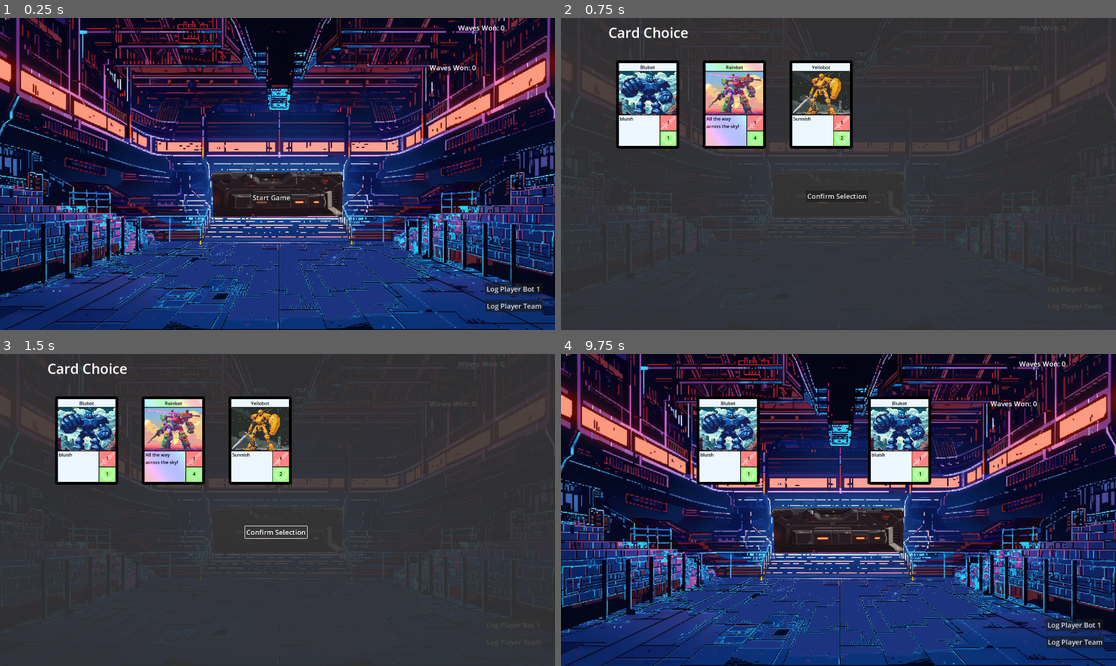
Above: before the commit, frames 1-4 (two rows, left to right).
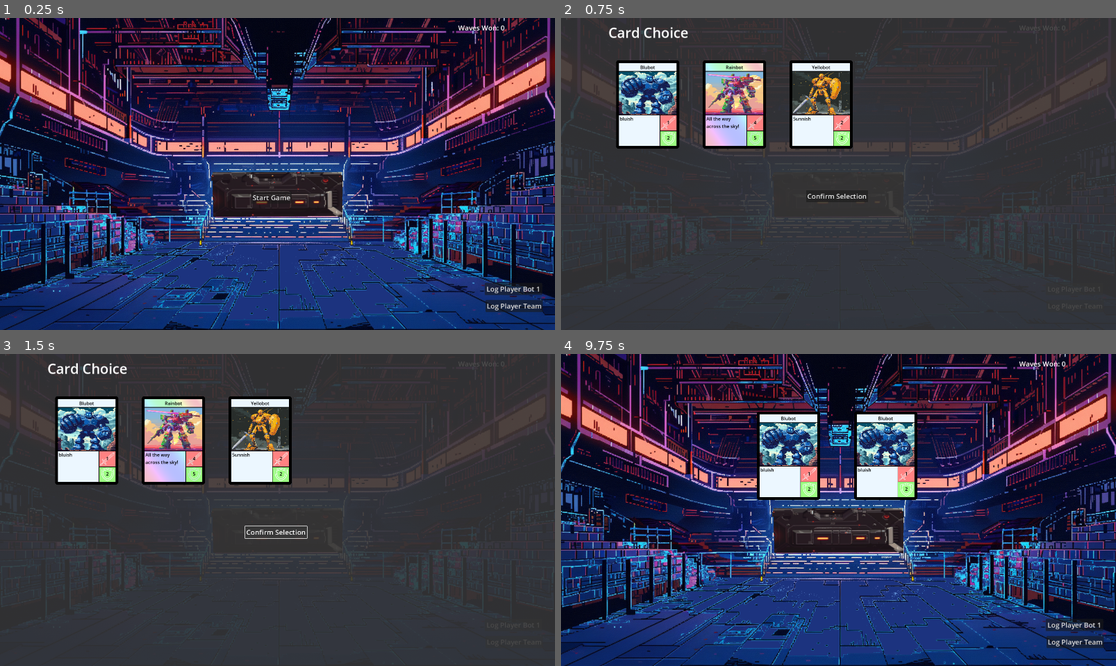
Above: after the commit, the same moments.

Repository: super-Colin/ODD-bots
Game: Godot game, scene res://backend.tscn
Same seed, same stepped clock (60 frames per second), same inputs: the game is played once before the commit and once after it.
Inputs (mouse positions are in pixels of both pictures, inside the frame that each line leads up to):
- Up to frame 1 (0.25 s): no input
- Up to frame 2 (0.75 s): click "Start Game" at 0.5 s
- Up to frame 3 (1.5 s): click "Confirm Selection" at 1.25 s
- Up to frame 4 (9.75 s): click "Confirm Selection" at 2 s; click "Log Player Team" at 2.75 s; click "Log Player Bot 1" at 3.5 s; click "Log Player Team" at 4.25 s; click "Log Player Bot 1" at 5 s; click "Log Player Team" at 5.75 s; click "Log Player Bot 1" at 6.5 s; click "Confirm Selection" at 7.25 s; tap Enter at 8 s; move the mouse to (649, 441) at 8.02 s; click (649, 441) at 8.17 s; tap Space at 8.75 s; move the mouse to (733, 441) at 8.77 s; click (733, 441) at 8.92 s; click "Confirm Lineup" at 9.5 s

The runs differ from the first frame. In frame 1, less than 0.1% of the frame differs, in the area x 77-86%, y 15-17%; in frame 2, less than 0.1%; in frame 3, less than 0.1%; in frame 4, 10%, in the area x 24-86%, y 13-47%.

Commit message:
mostly working again passing around JSON data, added working card hit effect

Diff:
--- a/backend.gd
+++ b/backend.gd
@@ -17,12 +17,8 @@
 
 func startGame():
 	Globals.gameOver = false
-	gameplayLoop()
-
-
-func gameplayLoop():
-# ~~~~~ Create Player Team ~~~~~
-	Globals.playerTeam = Team.new()
+	Globals.playerTeam = {}
+	Globals.enemyTeam = {}
 	var loopPhase=0
 # ~~~~~ Start Game ~~~~~
 	while not Globals.gameOver:
@@ -33,31 +29,38 @@
 # ~~~~~ Player Bot Card Choice ~~~~~
 	var newBotChoiceDict = await givePlayerBotChoice(3)
 	#print("new bot addition is : ", newBotChoiceDict)
-	Globals.playerTeam.addBotToLineup(newBotChoiceDict)
+	Globals.playerTeam = Helper.team_addBot(Globals.playerTeam, newBotChoiceDict)
 	#print("player team in phase ", loopPhase, ", team: ", Globals.playerTeam)
 # ~~~~~ Player Edit Lineup ~~~~~
 	var lineup = lineupEditScene.instantiate()
+	lineup.setTeam(Globals.playerTeam)
 	$'.'.add_child(lineup)
-	await lineup.lineupConfirmed
-	#print("player team after editing, ", Globals.playerLineup)
+	Globals.playerTeam = await lineup.lineupConfirmed
+	#print("player team after editing, ", Globals.playerTeam)
 # ~~~~~ Create Enemy Lineup ~~~~~
-	assembleRandomTeam(loopPhase)
+	Globals.enemyTeam = assembleRandomTeam(loopPhase)
 	#print("ENEMY team in phase ", loopPhase, ", team: ", Globals.enemyTeam)
 # ~~~~~ Start Battle ~~~~~
 	var battle = battleScene.instantiate()
 	$'.'.add_child(battle)
 	var playerWon = await battle.battleFinished
+	print("battle is over")
+
 	if playerWon:
-		print("player won the battle")
+		print("player won the battle, adding points")
 		Events.game_updateSessionScore.emit(1)
+		if Globals.sessionScore >= 2:
+			Events.mode_gameWin.emit()
 	else:
 		Events.mode_gameOver.emit()
 	battle.queue_free()
 	return
 
 func assembleRandomTeam(_numberOfBots = 1):
-	Globals.enemyTeam = Team.new()
-	Globals.enemyTeam.addBotToLineup(makeRandomBotDict())
+	var newTeam = {}
+	for x in _numberOfBots+1:
+		newTeam = Helper.team_addBot(newTeam, makeRandomBotDict())
+	return newTeam
 
 
 func givePlayerBotChoice(_choices=3):
@@ -81,9 +84,4 @@
 
 
 func makeRandomBotDict(_parts=0):
-	var statsDict = CardSet.cores.pick_random()
-	#print(randBot)
-	#var randBot = botCardScene.instantiate()
-	#randBot.fillInFromDict(stats)
-	#print("makeRandomBot returning: ", randBot)
-	return statsDict
+	return Helper.bot_init(CardSet.cores.pick_random())
--- a/battle.gd
+++ b/battle.gd
@@ -10,89 +10,88 @@
 
 var attack_started = false;
 
-@onready var playerTeamCopy = Globals.playerTeam.getTeamCopy()
-@onready var enemyTeamCopy = Globals.enemyTeam.getTeamCopy()
+@onready var playerTeamCopy = Globals.playerTeam
+@onready var enemyTeamCopy = Globals.enemyTeam
 
 func _ready():
+	Events.mode_gameOver.connect(func (): $'.'.queue_free())
+	Events.mode_gameWin.connect(func (): $'.'.queue_free())
+	Events.mode_battle.emit()
 	renderTeam(playerTeamCopy)
 	renderTeam(enemyTeamCopy, false)
-	#playOutBattle()
+	playOutBattle()
 
 
 
 func renderTeam(team, isPlayer=true):
-	for lineupPos in playerTeamCopy.totalBots+1:
-		if lineupPos == 0:
-			lineupPos +=1
-		print("rendering team, position: ", lineupPos)
-		var bot = playerTeamCopy.getBot(lineupPos)
-		print("lineup pos is ", bot)
+	for lineupPos in team:
+		#if lineupPos == 0:
+			#lineupPos += 1
+		#print("rendering team, position: ", lineupPos)
+		var botDict = team[lineupPos]
+		#print("lineup pos is ", botDict)
 		var newCard = cardScene.instantiate()
-		newCard.updateFromDict(bot.toDict())
+		newCard.updateFromDict(botDict)
+		team[lineupPos].cardRef = newCard
 		var pos
 		if isPlayer:
-			pos = Vector2(playerDisplayRectWidth - (300*lineupPos), 300)
+			#pos = Vector2(playerDisplayRectWidth - (300*lineupPos), 300)
+			pos = Vector2( (playerDisplayRectWidth / 3) * lineupPos, 0)
 		else:
-			pos = Vector2(enemyDisplayRectWidth + ((enemyDisplayRectWidth / 3) *lineupPos), 300)
+			#pos = Vector2(enemyDisplayRectWidth + ((enemyDisplayRectWidth / 3) *lineupPos), 300)
+			pos = Vector2((enemyDisplayRectWidth / 3) * -lineupPos, 0)
 		newCard.position = pos
-		$'.'.add_child(newCard)
+		if isPlayer:
+			$PlayerDisplayArea/Area.add_child(newCard)
+		else:
+			$EnemyDisplayArea/Area.add_child(newCard)
 		#print("position is ", pos)
 
-
+func sendUpdatesToCards():
+	for lineupPos in playerTeamCopy:
+		print("updating ", lineupPos, " in player team")
+		playerTeamCopy[lineupPos].cardRef.updateFromDict(playerTeamCopy[lineupPos])
+	for lineupPos in enemyTeamCopy:
+		#print("updating ", lineupPos, " in enemy team")
+		enemyTeamCopy[lineupPos].cardRef.updateFromDict(enemyTeamCopy[lineupPos])
 
 
 
 
 
 func playOutBattle():
-	var playerWon = null
-	while playerWon == null:
-		#print('playerWon is null')
-		if attack_started:
-			print("Not attacking, attack code running in background")
-			return
-		else:
-			attack_started = true
-			renderPLayerTeam()
-			renderEnemyTeam()
-			var playerAttack = Globals.playerTeam.getTeamDamage()
-			var enemyAttack = Globals.enemyTeam.getTeamDamage()
-			print("playerAttack is: ", playerAttack)
-			print("enemyAttack is: ", enemyAttack)
-			Globals.enemyTeam.takeAttack(playerAttack)
-			Globals.playerTeam.takeAttack(enemyAttack)
+	var battleOver = false
+	var loopNum = 0
+	while not battleOver:
+		print("starting timer")
+		await get_tree().create_timer(1.5).timeout # wait for 1 second
+		print("timer done")
+		var playerAttack = Helper.team_getDamage(playerTeamCopy)
+		var enemyAttack = Helper.team_getDamage(enemyTeamCopy)
+		#print("playerAttack is: ", playerAttack)
+		print("player team before attack: ", playerTeamCopy)
+		playerTeamCopy = Helper.team_takeAttack(playerTeamCopy, enemyAttack)
+		enemyTeamCopy = Helper.team_takeAttack(enemyTeamCopy, playerAttack)
+		print("player team after attack: ", playerTeamCopy)
+		#print("enemy team after attack: ", enemyTeamCopy)
+		sendUpdatesToCards()
+		print("starting timer")
+		await get_tree().create_timer(1.5).timeout # wait for 1 second
+		print("timer done")
+		#if Globals.enemyTeam.isDefeated():
+		if Helper.team_isDefeated(enemyTeamCopy):
+			battleOver = true
+			print("player is the winner")
+			battleFinished.emit(true)
+			$'.'.queue_free()
+		if Helper.team_isDefeated(playerTeamCopy):
+			battleOver = true
+			battleFinished.emit(false)
+			print("enemy is the winner")
+			Events.game_over.emit()
+			Events.mode_gameOver.emit()
+			$'.'.queue_free()
+		loopNum += 1
+		print("battle loop number : ", loopNum)
 
-			attack_started = false
-			if Globals.enemyTeam.isDefeated():
-				playerWon = true
-				print("player won the battle")
-				battleFinished.emit(playerWon)
-			if Globals.playerTeam.isDefeated():
-				battleFinished.emit(false)
-				Events.game_over.emit()
-			await get_tree().create_timer(0.5).timeout # wait for 1 second
-
-
-
-func renderPLayerTeam():
-	print("fillLineup team is ", Globals.playerTeam.getTeam())
-	for lineupPos in Globals.playerTeam.team:
-		print("lineup pos is ", Globals.playerTeam.team[lineupPos])
-		var newCard = cardScene.instantiate()
-		newCard.updateFromDict(Globals.playerTeam.team[lineupPos].toDict())
-		var pos = Vector2(playerDisplayRectWidth - (300*lineupPos), 300)
-		newCard.position = pos
-		$'.'.add_child(newCard)
-		print("position is ", pos)
-
-
-func renderEnemyTeam():
-	print("fillLineup team is ", Globals.playerTeam.team)
-	for lineupPos in Globals.playerTeam.team:
-		print("lineup pos is ", Globals.playerTeam.team[lineupPos])
-		var newCard = cardScene.instantiate()
-		newCard.updateFromDict(Globals.playerTeam.team[lineupPos].toDict())
-		var pos = Vector2(enemyDisplayRectWidth + ((enemyDisplayRectWidth / 3) *lineupPos), 300)
-		newCard.position = pos
-		$'.'.add_child(newCard)
-		print("position is ", pos)
+	print("battle played out")
--- a/card.gd
+++ b/card.gd
@@ -8,15 +8,13 @@
 
 
 var inDict
-var inBot
 var clickInitiated = false
 
+var currentHealth = null
 
 func _ready():
 	$'.'.input_event.connect(isClickedEvent)
 
-func setInBot(inB:Bot):
-	inBot = inB
 
 func isClickedEvent(_vPort, eve, _shape):
 	if eve is InputEventMouseButton:
@@ -34,20 +32,25 @@
 
 
 
-func updateFromDict(dict:Dictionary):
-	inDict = dict
-	print("in taking dict is : ", dict)
-	if inDict.has("label") and not inDict.sprite == null:
-		%Label.text = inDict.label
-	if inDict.has("description") and not inDict.sprite == null:
-		%Description.text = inDict.description
-	if inDict.has("sprite") and not inDict.sprite == null:
-		var theSprite = load(inDict.sprite)
+func updateFromDict(cardDict:Dictionary):
+	inDict = cardDict
+	#print("in taking dict is : ", dict)
+	#print("updating card face")
+	if cardDict.has("label"):
+		%Label.text = cardDict.label
+	if cardDict.has("description"):
+		%Description.text = cardDict.description
+	if cardDict.has("sprite") and not cardDict.sprite == null:
+		var theSprite = load(cardDict.sprite)
 		%Sprite.texture = theSprite
-	if inDict.has("baseHealth") and not inDict.sprite == null:
-		%Health.text = "%s" % inDict.baseHealth
-	if inDict.has("baseAttack") and not inDict.sprite == null:
-		%Health.text = "%s" % inDict.baseAttack
+	if cardDict.has("remainingHealth"):
+		if currentHealth != null and currentHealth > inDict.remainingHealth:
+			print("card hit")
+			hitEffect()
+		currentHealth = cardDict.remainingHealth
+		%Health.text = "%s" % currentHealth
+	if cardDict.has("totalAttack"):
+		%Attack.text = "%s" % cardDict.totalAttack
 
 
 
@@ -57,10 +60,15 @@
 
 
 func selected():
-	print("card selected")
+	#print("card selected")
 	var tween = create_tween()
-	tween.tween_property($'.', "scale", selectedScale, Globals.config_cardSelectionTime)
+	tween.tween_property($'.', "scale", selectedScale, Globals.conf_cardSelectionTime)
 
 func unselected():
 	var tween = create_tween()
-	tween.tween_property($'.', "scale", startingScale, Globals.config_cardSelectionTime)
+	tween.tween_property($'.', "scale", startingScale, Globals.conf_cardSelectionTime)
+
+func hitEffect():
+	var tween = create_tween()
+	await tween.tween_property($'.', "rotation", -0.1, 0.1)
+	tween.tween_property($'.', "rotation", 0, 0.5)
--- a/card_choice.gd
+++ b/card_choice.gd
@@ -12,15 +12,18 @@
 
 
 func _ready():
+	Events.mode_gameOver.connect(func (): $'.'.queue_free())
+	Events.mode_gameWin.connect(func (): $'.'.queue_free())
+	Events.mode_cardChoice.emit()
 	var tween = create_tween()
-	tween.tween_property($ColorRect, "color", Color("363636e2"), Globals.config_sceneTransitionTime)
+	tween.tween_property($ColorRect, "color", Color("363636e2"), Globals.conf_sceneTransitionTime)
 	$ConfirmSelection.pressed.connect(confirmedSelection)
 
 
 func confirmedSelection():
 	if lastSelection:
 		var tween = create_tween()
-		tween.tween_property($ColorRect, "color", Color("36363600"), Globals.config_sceneTransitionTime)
+		tween.tween_property($ColorRect, "color", Color("36363600"), Globals.conf_sceneTransitionTime)
 		selection.emit(lastSelection.toDict())
 
 
--- a/card_set.gd
+++ b/card_set.gd
@@ -1,16 +1,6 @@
 extends Node
 
 var cores=[
-	#{"label":"Graebot", "sprite":"res://images/Robot_Bad.png", "description":"Brutal", "baseAttack":1, "baseHealth":1, "attachPoints":2},
-	#{"label":"Redbot", "sprite":"res://images/Robot_Red.png", "description":"Firey", "baseAttack":2, "baseHealth":1, "attachPoints":1},
-	#{"label":"Blubot", "sprite":"res://images/Robot_Blue.png", "description":"bluish", "baseAttack":1, "baseHealth":2, "attachPoints":1},
-	#{"label":"Yellobot", "sprite":"res://images/Robot_Yellow.png", "description":"Sunnish", "baseAttack":2, "baseHealth":2, "attachPoints":1},
-	#{"label":"Purpbot", "sprite":"res://images/Robot_Purple.png", "description":"Midnight", "baseAttack":3, "baseHealth":1, "attachPoints":1},
-	#{"label":"Greenbot", "sprite":"res://images/Robot_Green.png", "description":"Grass", "baseAttack":1, "baseHealth":3, "attachPoints":2},
-	#{"label":"Orangebot", "sprite":"res://images/Robot_Orange.png", "description":"Grass", "baseAttack":2, "baseHealth":3, "attachPoints":2},
-	#{"label":"Blot", "sprite":null, "description":"_", "baseAttack":3, "baseHealth":2, "attachPoints":2},
-	#{"label":"Rainbot", "sprite":null, "description":"All the way across the sky!", "baseAttack":3, "baseHealth":3, "attachPoints":2},
-	#{"label":"Winner...", "sprite":null, "description":"Brutal", "baseAttack":99, "baseHealth":99, "attachPoints":2},
 	{"label":"Graebot", "sprite":"res://assets/images/Alt_robot_grey.png", "description":"Brutal", "baseAttack":1, "baseHealth":1, "attachPoints":2},
 	{"label":"Redbot", "sprite":"res://assets/images/Alt_robot_red.png", "description":"Firey", "baseAttack":2, "baseHealth":1, "attachPoints":1},
 	{"label":"Blubot", "sprite":"res://assets/images/Alt_robot_blue.png", "description":"bluish", "baseAttack":1, "baseHealth":2, "attachPoints":1},
--- a/events.gd
+++ b/events.gd
@@ -8,6 +8,9 @@
 signal mode_editLineup
 signal mode_battle
 signal mode_gameOver
+signal mode_gameWin
+signal mode_cardChoice
+
 
 signal game_updateSessionScore(intModifier) # 1 to add 1, -1 to take 1
 signal game_setSessionScore(newScore) # will equal this score
--- a/globals.gd
+++ b/globals.gd
@@ -2,43 +2,44 @@
 
 
 # ~~~ CONFIGS
-var config_maxBotsPerTeam = 3
-var config_scoreToWin = 1
-var config_mainTransitionTime = 0.25
-var config_cardSelectionTime = config_mainTransitionTime
-var config_sceneTransitionTime = 0.5
+var conf_maxBotsPerTeam = 3
+var conf_scoreToWin = 1
+var conf_mainTransitionTime = 0.25
+var conf_cardSelectionTime = conf_mainTransitionTime
+var conf_sceneTransitionTime = 0.5
 # ~~~ END CONFIGS
 
 
 # ~~~ PREFERENCES
-var volume
-var musicMuted = false
+var pref_volumeModifier : float = 1
+var pref_musicMuted : bool = false
 # ~~~ END PREFERENCES
 
 
 # ~~~ VARS
-var gameOver = false
-var sessionScore = 0
-var playerTeam : Team
-var enemyTeam : Team
+var gameOver : bool = false
+var sessionScore : int = 0
+var playerTeam : Dictionary
+var enemyTeam : Dictionary
 # ~~~ END VARS
 
 
 func _ready():
 	Events.game_updateSessionScore.connect(_game_updateSessionScore)
 	Events.game_over.connect(_game_over)
+	Events.mode_gameOver.connect(_game_over)
 
 
 func _game_updateSessionScore(newScore):
 	sessionScore = newScore
-	Events.game_updateScoreFrontend.emit()
+	Events.game_updateSessionScore.emit()
 
 
 func _game_over():
-	sessionScore = 0
 	gameOver = true
-	playerTeam = null
 
 func game_start():
 	gameOver = false
+	playerTeam = {}
+	sessionScore = 0
 	Events.game_start.emit()
--- a/helper.gd
+++ b/helper.gd
@@ -2,6 +2,44 @@
 
 
 
+
+
+
+
+########################
+######## TEAM FUNCTIONS
+########################
+
+func team_addBot(team: Dictionary, bot:Dictionary):
+	var pos = team.size() + 1
+	if pos > Globals.conf_maxBotsPerTeam:
+		print("team too large to add another")
+		return team
+	bot.position = pos
+	team[pos] = bot_init(bot)
+	return team
+
+
+
+func team_getDamage(team):
+	#print("getTeamDamage current team dict is : ", team)
+	return bot_outgoingAttack(team[1])
+
+func team_takeAttack(team: Dictionary, attack: Dictionary)->Dictionary:
+	#print("getTeamDamage current team dict is : ", team)
+	team[1] = bot_takeIncomingAttacks(team[1], attack)
+	return team
+
+func team_isDefeated(team):
+	for lPos in team:
+		if bot_isDead(team[lPos]):
+			return true
+	return false
+
+
+########################
+######## BOT FUNCTIONS
+########################
 
 func bot_init(botDict):
 	if not botDict.has("totalHealth"):
@@ -9,6 +47,7 @@
 	if not botDict.has("totalAttack"):
 		botDict.totalAttack = botDict.baseAttack
 	botDict.remainingHealth = botDict.totalHealth
+	return botDict
 
 
 func bot_outgoingAttack(botDict):
--- a/lineup_edit.gd
+++ b/lineup_edit.gd
@@ -1,45 +1,45 @@
 extends Node2D
 
-signal lineupConfirmed
+signal lineupConfirmed(newLineup:Dictionary)
 
 var cardScene = preload("res://card.tscn")
 
 @onready var displayRectWidth = %DisplayArea/Area.shape.size.x
-#@onready var displayRectWidth = %DisplayArea/Area.shape.size.x
-@onready var teamCopy = Globals.playerTeam.getTeamCopy()
+#@onready var teamCopy = Globals.playerTeam.getTeamCopy()
+var team
 
 
 func _ready():
+	Events.mode_gameOver.connect(func (): $'.'.queue_free())
+	Events.mode_gameWin.connect(func (): $'.'.queue_free())
+	Events.mode_editLineup.emit()
 	#print("rect width is ", displayRectWidth)
-	Events.mode_editLineup.emit()
 	%Confirm.pressed.connect(_updateConfirmed)
 	fillLineup()
 
+func setTeam(_team: Dictionary):
+	team = _team
 
 func fillLineup():
-	#print("fillLineup team is ", Globals.playerTeam.team)
-	for lineupPos in teamCopy.team:
-		var bot = teamCopy.getBot(lineupPos)
+	for lineupPos in team:
 		#print("lineup pos is ", Globals.playerTeam.team[lineupPos])
 		var newCard = cardScene.instantiate()
-		newCard.updateFromDict(bot.toDict())
-		var pos = Vector2(displayRectWidth - (300*lineupPos), 300)
-		newCard.position = pos
+		newCard.updateFromDict(team[lineupPos])
+		newCard.position = Vector2(displayRectWidth - (300*lineupPos), 300)
 		$'.'.add_child(newCard)
-		#print("position is ", pos)
 
 
-func swapPositions(pos1, pos2):
-	var b1 = teamCopy[pos1] # move 1 to var
-	teamCopy[pos1] = teamCopy[pos2] # move 2 to 1
-	teamCopy[pos2] = b1 # move var to 2
+func swapPositions(team, pos1, pos2):
+	var b1 = team[pos1] # move 1 to var
+	team[pos1] = team[pos2] # move 2 to 1
+	team[pos2] = b1 # move var to 2
 
 func renderUpdate():
 	pass
 
 
 func _updateConfirmed():
-	lineupConfirmed.emit()
+	lineupConfirmed.emit(team)
 	$'.'.queue_free()
 
 
--- a/ui.gd
+++ b/ui.gd
@@ -5,11 +5,17 @@
 
 func _ready():
 	%Button_StartGame.pressed.connect(func():Events.game_start.emit())
+	#%Button_ResetGame.pressed.connect(func (): Events.game_start.emit())
+	$GameOver/Button_ResetGame.pressed.connect(func (): Events.mode_mainMenu.emit())
+	$WinScreen/Button_ResetGame.pressed.connect(func (): Events.mode_mainMenu.emit())
 	Events.mode_mainMenu.connect(showMainMenu)
 	Events.mode_battle.connect(hideMainMenu)
 	Events.mode_gameOver.connect(showGameOver)
+	Events.mode_gameWin.connect(showWinScreen)
 	Events.ui_hideMainMenu.connect(hideMainMenu)
 	Events.game_start.connect(hideMainMenu)
+	Events.game_updateSessionScore.connect(updateScore)
+	Events.game_setSessionScore.connect(updateScore)
 	$Debug.visible = false
 	connectDebugLayer()
 
@@ -19,15 +25,28 @@
 	%Button_LogPlayerTeam.pressed.connect(func (): Events.debug_playerTeam.emit())
 	%Button_LogPlayerTeam.pressed.connect(func (): print(Globals.playerTeam) )
 	%Button_LogPlayerTeam.pressed.connect(func (): %DebugLabel.text = "%s" % Globals.playerTeam )
-	$Debug/Button_LogPlayerBot1.pressed.connect(func (): %DebugLabel.text = "%s" % Globals.playerTeam.getBot(1) )
+	$Debug/Button_LogPlayerBot1.pressed.connect(func (): %DebugLabel.text = "%s" % Globals.playerTeam[1] )
 
 
 func showGameOver():
 	$GameOver.visible = true
+	$MainMenu.visible = false
+	$WinScreen.visible = false
 
 
+func showWinScreen():
+	$WinScreen.visible = true
+	$MainMenu.visible = false
+	$GameOver.visible = false
 
 func showMainMenu():
 	$MainMenu.visible = true
+	$GameOver.visible = false
+	$WinScreen.visible = false
+
 func hideMainMenu():
 	$MainMenu.visible = false
+
+
+func updateScore():
+	%Score.text = "Score: %s" % Globals.sessionScore
--- a/ui.tscn
+++ b/ui.tscn
@@ -1,10 +1,11 @@
-[gd_scene load_steps=6 format=3 uid="uid://ccabwq2sfc50p"]
+[gd_scene load_steps=7 format=3 uid="uid://ccabwq2sfc50p"]
 
 [ext_resource type="Script" path="res://ui.gd" id="1_mk7xc"]
 [ext_resource type="Texture2D" uid="uid://de2wbn1mkqgn6" path="res://assets/images/BlueSkyBit.png" id="2_govwo"]
 [ext_resource type="Texture2D" uid="uid://bhortd7hssyw5" path="res://assets/images/DoorCutout.png" id="3_2v3ew"]
 [ext_resource type="Texture2D" uid="uid://b5hx8nmpq543e" path="res://assets/images/ArenaCutout.png" id="4_3bhjw"]
 [ext_resource type="Texture2D" uid="uid://dkbunfx5x5f1b" path="res://assets/images/Game_over_brutal.png" id="5_6abfi"]
+[ext_resource type="Texture2D" uid="uid://66jky681t2rq" path="res://assets/images/win9.webp" id="6_882fm"]
 
 [node name="UI" type="Node"]
 script = ExtResource("1_mk7xc")
@@ -37,7 +38,8 @@
 
 [node name="SessionInfo" type="Node2D" parent="."]
 
-[node name="Label" type="Label" parent="SessionInfo"]
+[node name="Score" type="Label" parent="SessionInfo"]
+unique_name_in_owner = true
 anchors_preset = 1
 anchor_left = 1.0
 anchor_right = 1.0
@@ -56,6 +58,28 @@
 position = Vector2(965, 658)
 scale = Vector2(1.9043, 1.9043)
 texture = ExtResource("5_6abfi")
+
+[node name="GameOver" type="Label" parent="GameOver"]
+anchors_preset = 1
+anchor_left = 1.0
+anchor_right = 1.0
+offset_left = 720.0
+offset_top = 180.0
+offset_right = 1182.0
+offset_bottom = 288.0
+grow_horizontal = 0
+theme_override_font_sizes/font_size = 60
+text = "Game Over"
+horizontal_alignment = 1
+
+[node name="Button_ResetGame" type="Button" parent="GameOver"]
+offset_left = 848.0
+offset_top = 790.0
+offset_right = 1047.0
+offset_bottom = 832.0
+theme_override_font_sizes/font_size = 32
+text = "Try Again"
+metadata/_edit_use_anchors_ = true
 
 [node name="Debug" type="Node2D" parent="."]
 
@@ -80,7 +104,6 @@
 offset_bottom = 773.0
 grow_horizontal = 0
 theme_override_font_sizes/font_size = 24
-text = "Waves Won: 0"
 autowrap_mode = 2
 
 [node name="Button_LogPlayerBot1" type="Button" parent="Debug"]
@@ -92,3 +115,33 @@
 theme_override_font_sizes/font_size = 24
 text = "Log Player Bot 1"
 metadata/_edit_use_anchors_ = true
+
+[node name="WinScreen" type="Node2D" parent="."]
+visible = false
+
+[node name="GameOverWin" type="Sprite2D" parent="WinScreen"]
+position = Vector2(982, 546)
+scale = Vector2(1.9043, 1.9043)
+texture = ExtResource("6_882fm")
+
+[node name="GameOver" type="Label" parent="WinScreen"]
+anchors_preset = 1
+anchor_left = 1.0
+anchor_right = 1.0
+offset_left = 714.0
+offset_top = 635.0
+offset_right = 1176.0
+offset_bottom = 743.0
+grow_horizontal = 0
+theme_override_font_sizes/font_size = 60
+text = "You Win!"
+horizontal_alignment = 1
+
+[node name="Button_ResetGame" type="Button" parent="WinScreen"]
+offset_left = 848.0
+offset_top = 790.0
+offset_right = 1047.0
+offset_bottom = 832.0
+theme_override_font_sizes/font_size = 32
+text = "Try Again"
+metadata/_edit_use_anchors_ = true
